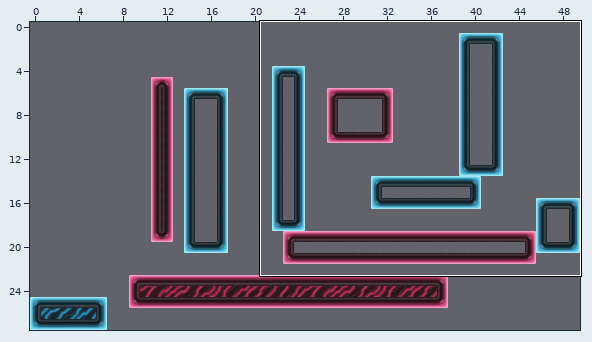
Tiled map -- assets/tmx/level0.tmx. The picture above shows the old version from afar; the outline marks the close-up.
Close-up. Old version:
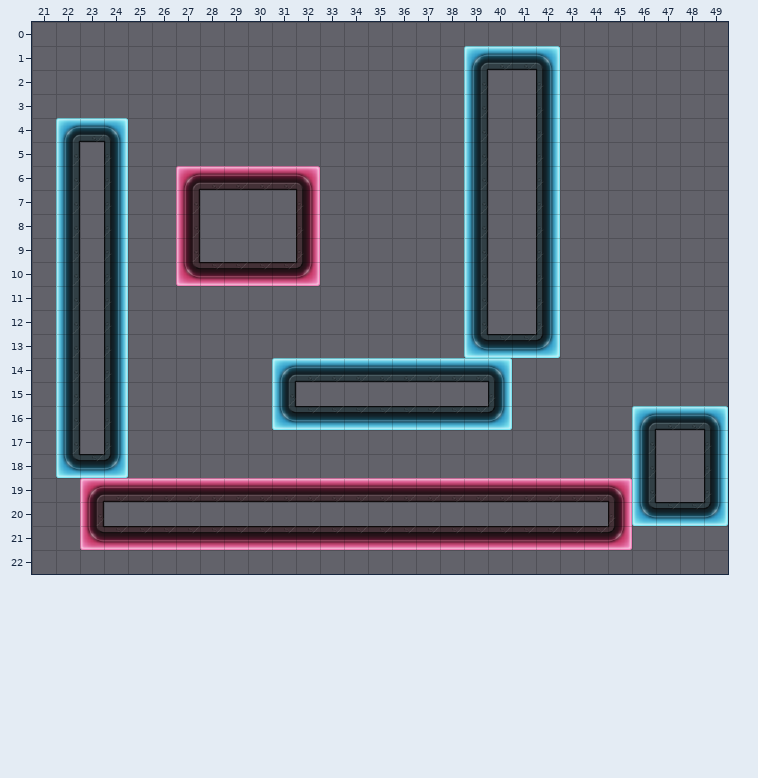
Cells are 32x32 px. Shown: x 21..49, y 0..22. The commit also changed other parts of the map, which this record leaves out.
After:
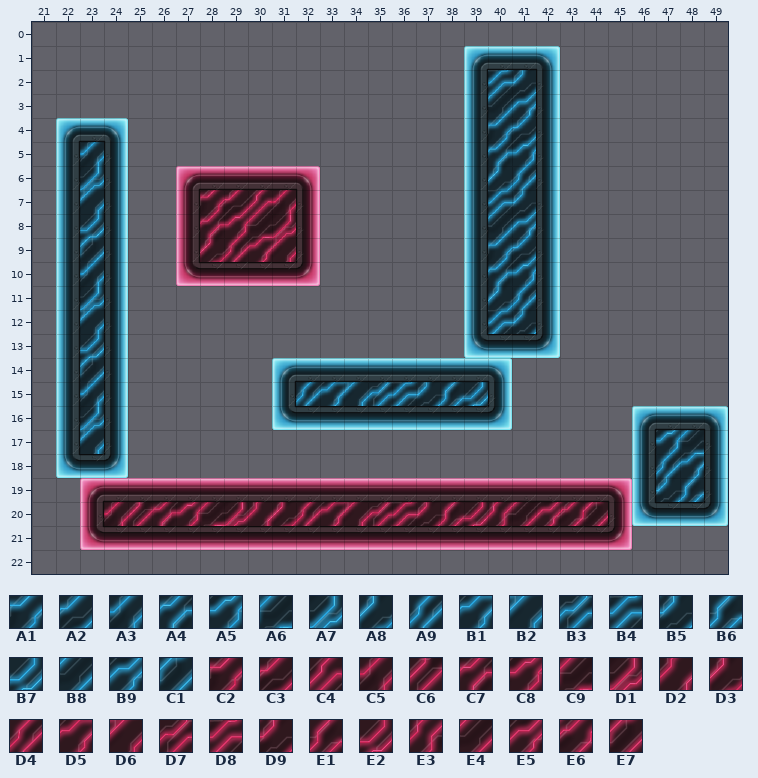
Key: from "texture32": A1 9, A2 10, A3 12, A4 14, A5 15, A6 16, A7 17, A8 19, A9 20, B1 21, B2 22, B3 23, B4 24, B5 25, B6 26, B7 27, B8 29, B9 30, C1 32, C2 45, C3 46, C4 47, C5 48, C6 49, C7 50, C8 51, C9 52, D1 53, D2 54, D3 55, D4 56, D5 57, D6 58, D7 59, D8 60, D9 61, E1 62, E2 63, E3 64, E4 65, E5 66, E6 67, E7 68.
__ is an empty cell.
The edit:
Layer "solid":
The edit adds tile A1 in row 4 at x 40; in row 9 at x 40.
The edit adds tile A2 in row 4 at x 41; in row 9 at x 41.
The edit adds tile A3 in row 5 at x 23; in row 10 at x 23; in row 15 at x 23.
The edit adds tile A4 in row 5 at x 40; in row 10 at x 40.
The edit adds tile A5 in row 5 at x 41; in row 10 at x 41; in row 17 at x 47.
The edit adds tile A6 in row 17 at x 48.
The edit adds tile A7 in row 6 at x 23; in row 11 at x 23; in row 16 at x 23.
The edit adds tile A8 in row 6 at x 40; in row 11 at x 40.
The edit adds tile A9 in row 6 at x 41; in row 11 at x 41; in row 15 at x 32; in row 18 at x 47.
The edit adds tile B1 in row 15 at x 33; in row 18 at x 48.
The edit adds tile B2 in row 7 at x 23; in row 12 at x 23; in row 15 at x 34; in row 17 at x 23.
The edit adds tile B3 in row 15 at x 35.
The edit adds tile B4 in row 2 at x 40; in row 7 at x 40; in row 12 at x 40; in row 15 at x 36.
The edit adds tile B5 in row 2 at x 41; in row 7 at x 41; in row 12 at x 41; in row 15 at x 37; in row 19 at x 47.
The edit adds tile B6 in row 15 at x 38; in row 19 at x 48.
The edit adds tile B7 in row 8 at x 23; in row 13 at x 23; in row 15 at x 39.
The edit adds tile B8 in row 3 at x 40; in row 8 at x 40.
The edit adds tile B9 in row 3 at x 41; in row 8 at x 41.
The edit adds tile C1 in row 9 at x 23; in row 14 at x 23.
The edit adds tile C2 in row 7 at x 28.
The edit adds tile C3 in row 7 at x 29.
The edit adds tile C4 in row 7 at x 30.
The edit adds tile C5 in row 7 at x 31; in row 20 at x 24.
The edit adds tile C6 in row 20 at x 25.
The edit adds tile C7 in row 8 at x 28; in row 20 at x 26.
The edit adds tile C8 in row 8 at x 29; in row 20 at x 27.
The edit adds tile C9 in row 8 at x 30; in row 20 at x 28.
The edit adds tile D1 in row 8 at x 31; in row 20 at x 29.
The edit adds tile D2 in row 20 at x 30.
The edit adds tile D3 in row 9 at x 28; in row 20 at x 31.
The edit adds tile D4 in row 9 at x 29; in row 20 at x 32.
The edit adds tile D5 in row 9 at x 30; in row 20 at x 33.
The edit adds tile D6 in row 9 at x 31; in row 20 at x 34.
The edit adds tile D7 in row 20 at x 35.
The edit adds tile D8 in row 20 at x 36.
The edit adds tile D9 in row 20 at x 37.
The edit adds tile E1 in row 20 at x 38.
The edit adds tile E2 in row 20 at x 39.
The edit adds tile E3 in row 20 at x 40.
The edit adds tile E4 in row 20 at x 41.
The edit adds tile E5 in row 20 at x 42.
The edit adds tile E6 in row 20 at x 43.
The edit adds tile E7 in row 20 at x 44.
Boxes around the changes in both close-ups, in picture pixels (x1, y1, x2, y2):
added: (488, 70, 536, 334)
added: (80, 142, 104, 454)
added: (200, 190, 296, 262)
added: (296, 382, 488, 406)
added: (656, 430, 704, 502)
added: (104, 502, 608, 526)
